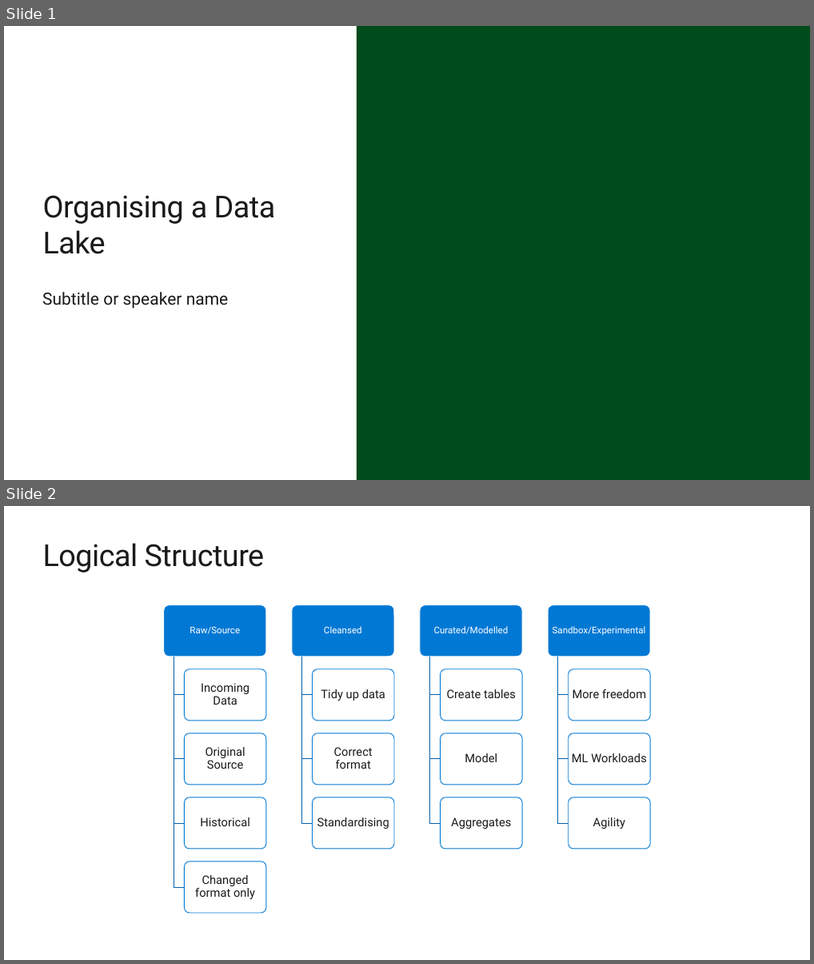
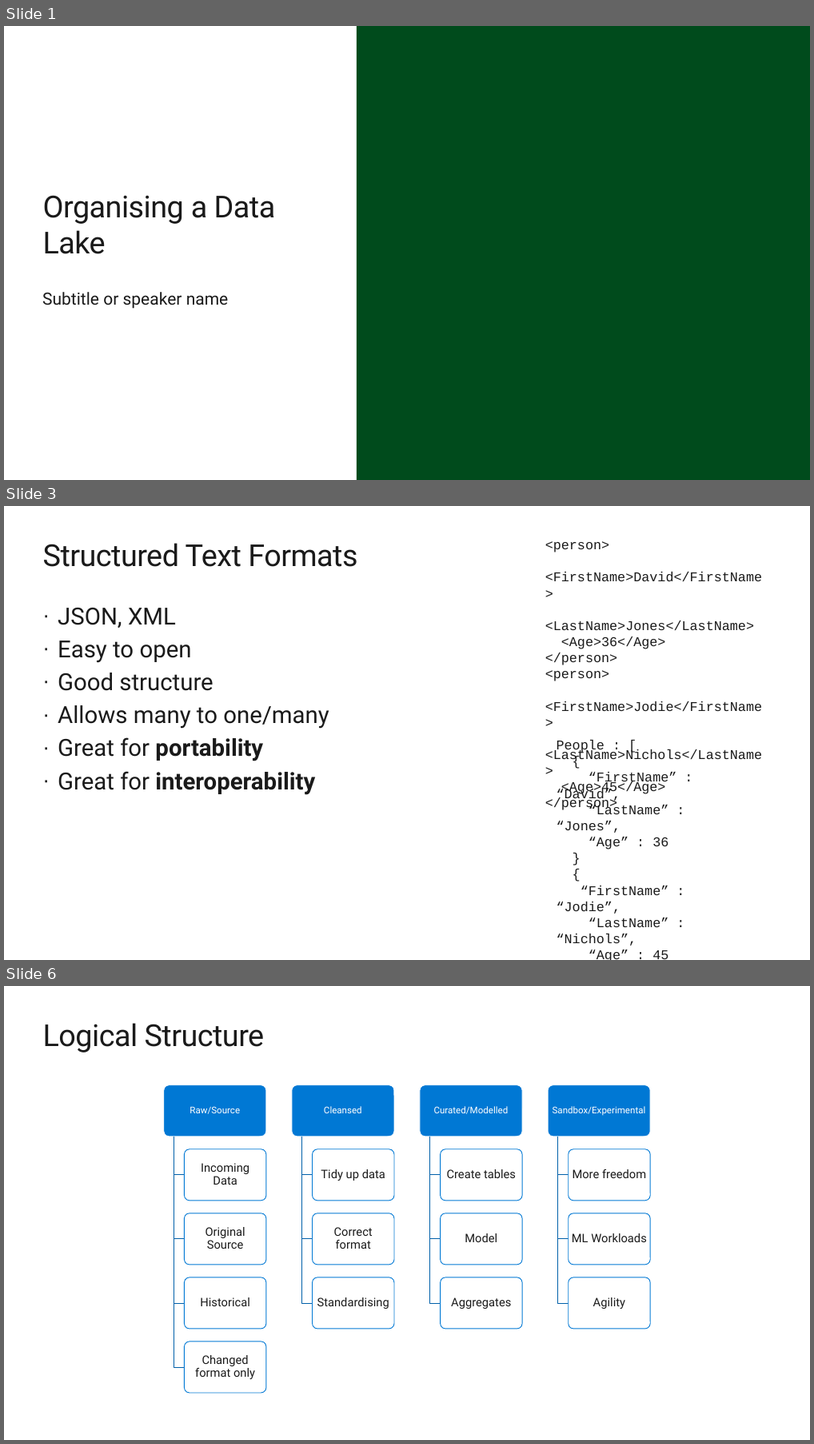
Before and after one commit to davedoesdemos/DataLakeInADay, a slide deck: Session2/content/OrganisingADataLake.pptx. Shown one above the other, each under a label of ours: slides 1 and 2 before the commit, slides 1, 3 and 6 after it; the slides between them are not shown. The pictures are 814x964 and 814x1444 pixels, drawn with LibreOffice and Linux fonts; fonts in the diff are those of the drawing; background and template pictures are left out. Boxes give left, top, right and bottom in pixels: in the first picture for what was removed or moved away, otherwise in the second. Text is boxed around its words. In the diff, an @@ line names an element or a change of style, - is before the commit and + after.

```diff
--- a/Session2/content/OrganisingADataLake.pptx
+++ b/Session2/content/OrganisingADataLake.pptx
@@ slide 3 added at bbox=[4, 506, 810, 960], background #FFFFFF @@
@@ title added at bbox=[43, 543, 358, 567], 36 pt, text #1A1A1A @@
+Structured Text Formats
@@ text added at bbox=[546, 541, 762, 812], 16 pt, text #1A1A1A @@
+<person>
+<FirstName>David</FirstName>
+<LastName>Jones</LastName>
+<Age>36</Age>
+</person>
+<person>
+<FirstName>Jodie</FirstName>
+<LastName>Nichols</LastName>
+<Age>45</Age>
+</person>
@@ text added at bbox=[58, 607, 330, 795], 28 pt, text #1A1A1A @@
+· JSON, XML
+· Easy to open
+· Good structure
+· Allows many to one/many
+· Great for portability
+· Great for interoperability
@@ text added at bbox=[557, 740, 678, 960], 16 pt, text #1A1A1A @@
+People : [
+{
+“FirstName” : “David”,
+“LastName” : “Jones”,
+“Age” : 36
+}
+{
+“FirstName” : “Jodie”,
+“LastName” : “Nichols”,
+“Age” : 45
+}
+]
@@ what was slide 2 is now slide 6 @@
```
Also in this commit, not shown: 3 other slides added, 2 slides removed, 1 other file.
